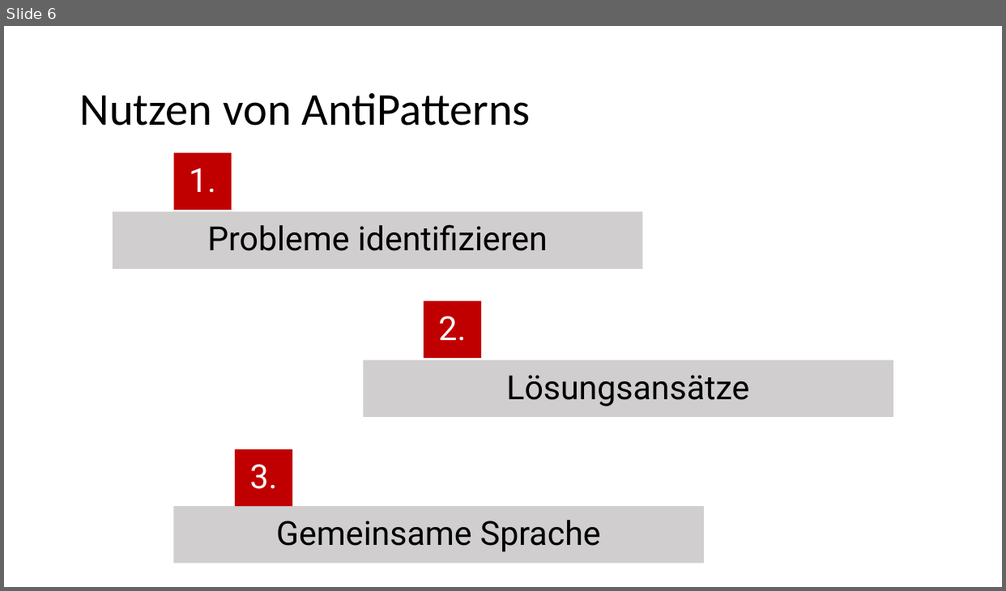
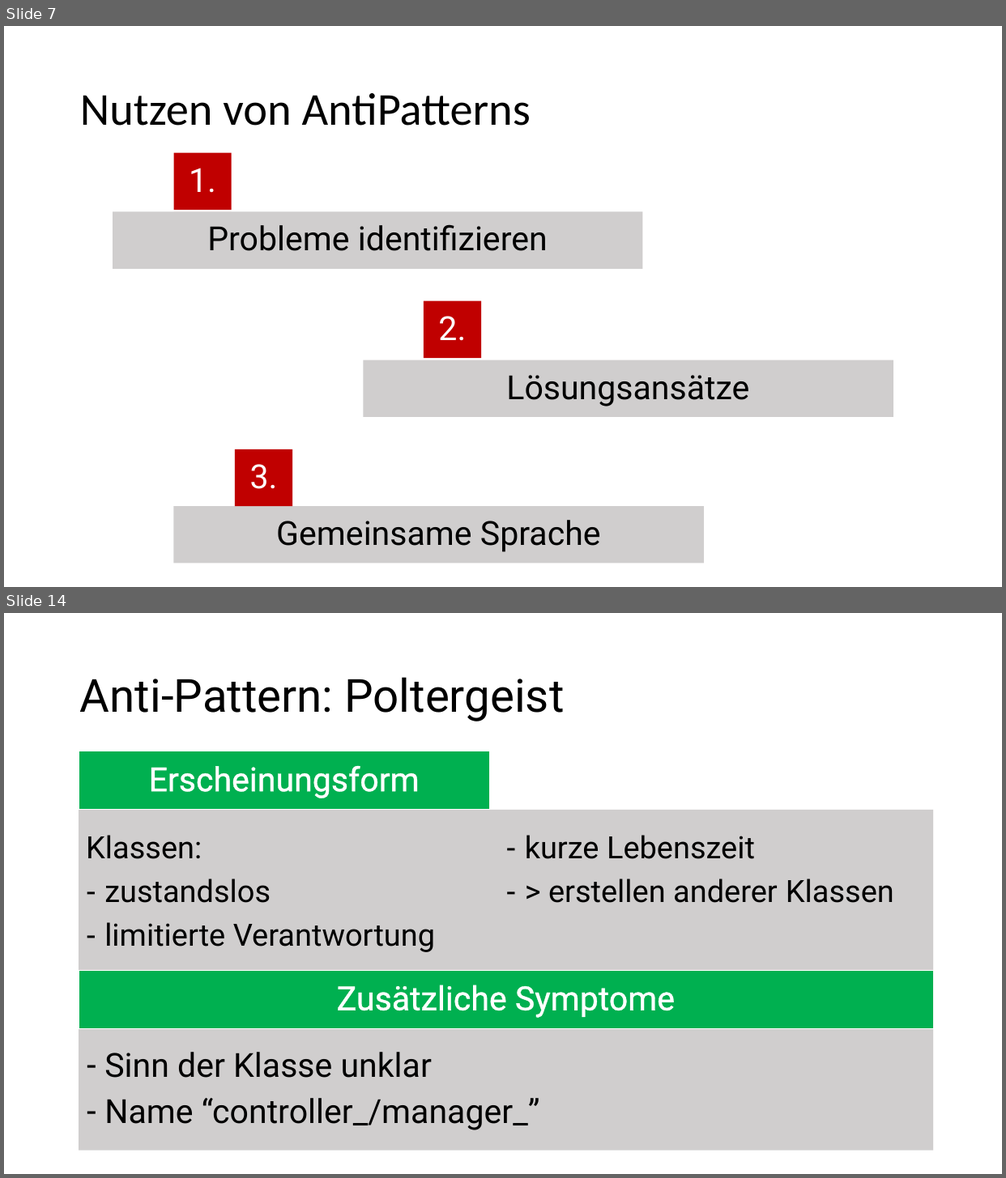
Before and after one commit to tkrieger/AntiPatterns, a slide deck: pres_antipatterns.pptx. Shown one above the other, each under a label of ours: slide 6 before the commit, slides 7 and 14 after it; the slides between them are not shown. The pictures are 1006x591 and 1006x1178 pixels, drawn with LibreOffice and Linux fonts; fonts in the diff are those of the drawing. Boxes give left, top, right and bottom in pixels: in the first picture for what was removed or moved away, otherwise in the second. Text is boxed around its words. In the diff, an @@ line names an element or a change of style, - is before the commit and + after.

```diff
--- a/pres_antipatterns.pptx
+++ b/pres_antipatterns.pptx
@@ slide 14 added at bbox=[4, 613, 1002, 1174], background #FFFFFF @@
@@ title added at bbox=[80, 677, 564, 722], 44 pt, text #000000 @@
+Anti-Pattern: Poltergeist
@@ rectangle added at bbox=[79, 752, 491, 810], fill #00B050, outline #FFFFFF 1 pt, 32 pt, text #FFFFFF @@
+Erscheinungsform
@@ rectangle added at bbox=[79, 810, 934, 971], fill #D0CECE, 29.6 pt, text #000000 @@
+Klassen:
+– zustandslos
+– limitierte Verantwortung
+– kurze Lebenszeit
+– > erstellen anderer Klassen
@@ rectangle added at bbox=[79, 971, 934, 1029], fill #00B050, outline #FFFFFF 1 pt, 32 pt, text #FFFFFF @@
+Zusätzliche Symptome
@@ rectangle added at bbox=[79, 1029, 934, 1152], fill #D0CECE, 32 pt, text #000000 @@
+– Sinn der Klasse unklar
+– Name “controller_/manager_”
@@ what was slide 6 is now slide 7 @@
```
Also in this commit, not shown: 3 slides changed, 18 other slides added, 4 other files.
